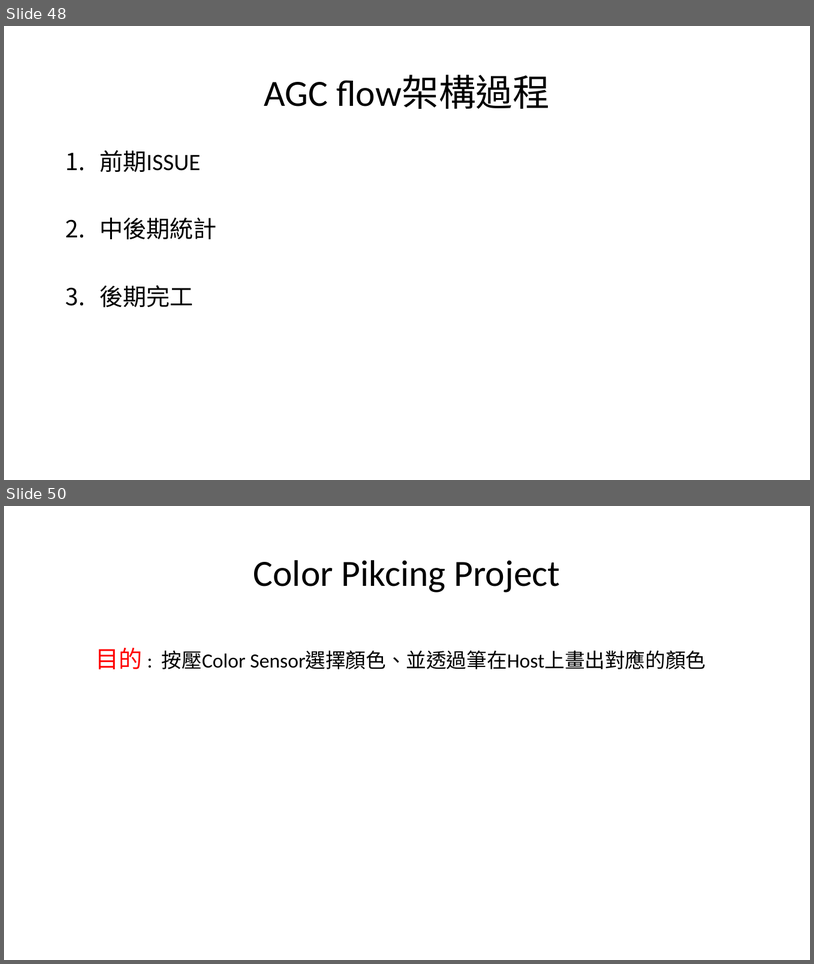
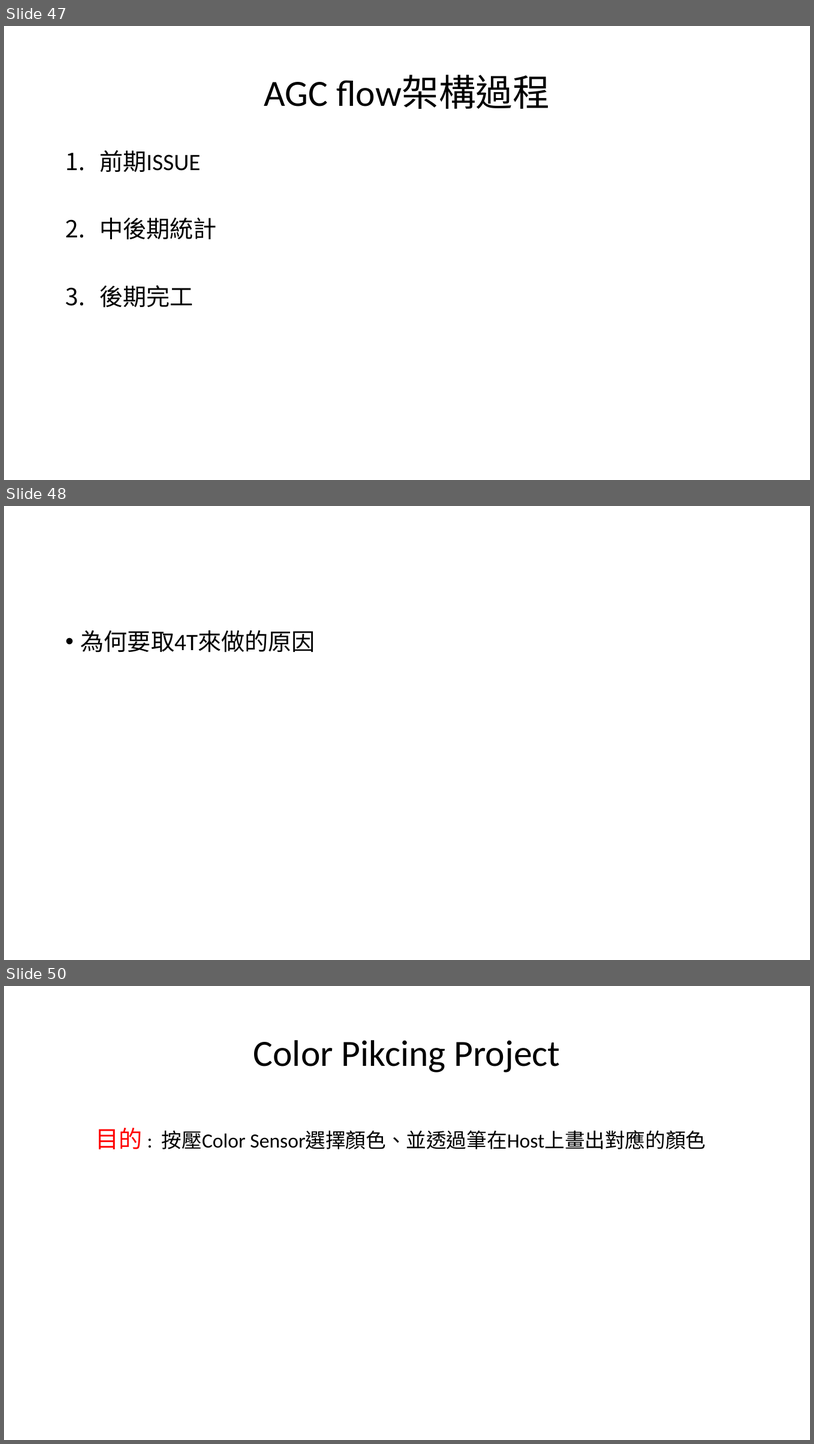
Before and after one commit to a0910281835/Summrary_PDF, a slide deck: Project_Summary_pdf/Project_Summary.pptx. Shown one above the other, each under a label of ours: slides 48 and 50 before the commit, slides 47, 48 and 50 after it; the slides between them are not shown. The pictures are 814x964 and 814x1444 pixels, drawn with LibreOffice and Linux fonts; fonts in the diff are those of the drawing. Boxes give left, top, right and bottom in pixels: in the first picture for what was removed or moved away, otherwise in the second. Text is boxed around its words. In the diff, an @@ line names an element or a change of style, - is before the commit and + after.

```diff
--- a/Project_Summary_pdf/Project_Summary.pptx
+++ b/Project_Summary_pdf/Project_Summary.pptx
@@ slide 48 added at bbox=[4, 506, 810, 960], background #FFFFFF @@
@@ text added at bbox=[81, 630, 315, 652], 28 pt, text #000000 @@
+• 為何要取4T來做的原因
@@ what was slide 48 is now slide 47 @@
```
Also in this commit, not shown: 4 slides changed, 2 other slides added, 3 slides removed.
